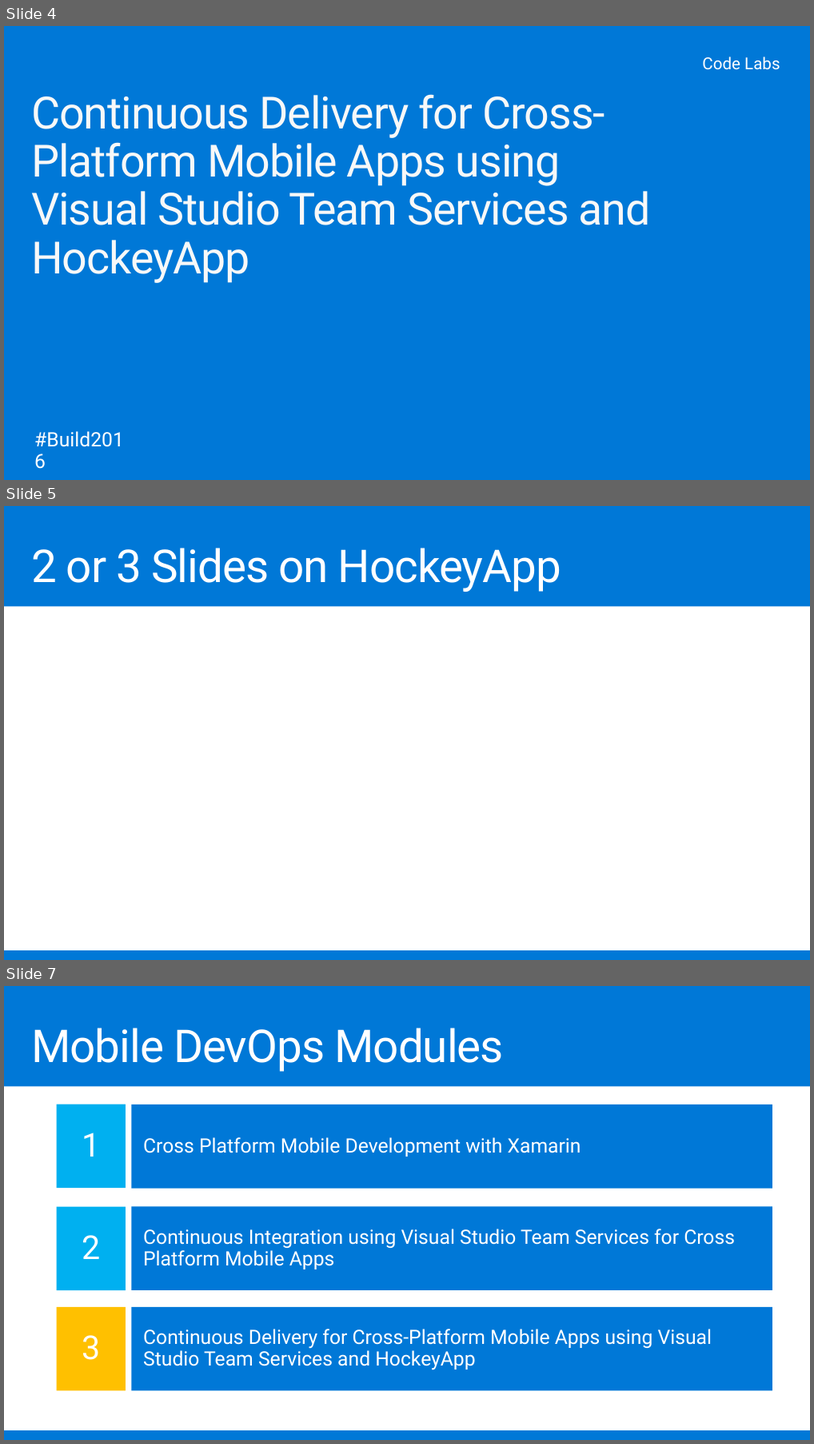
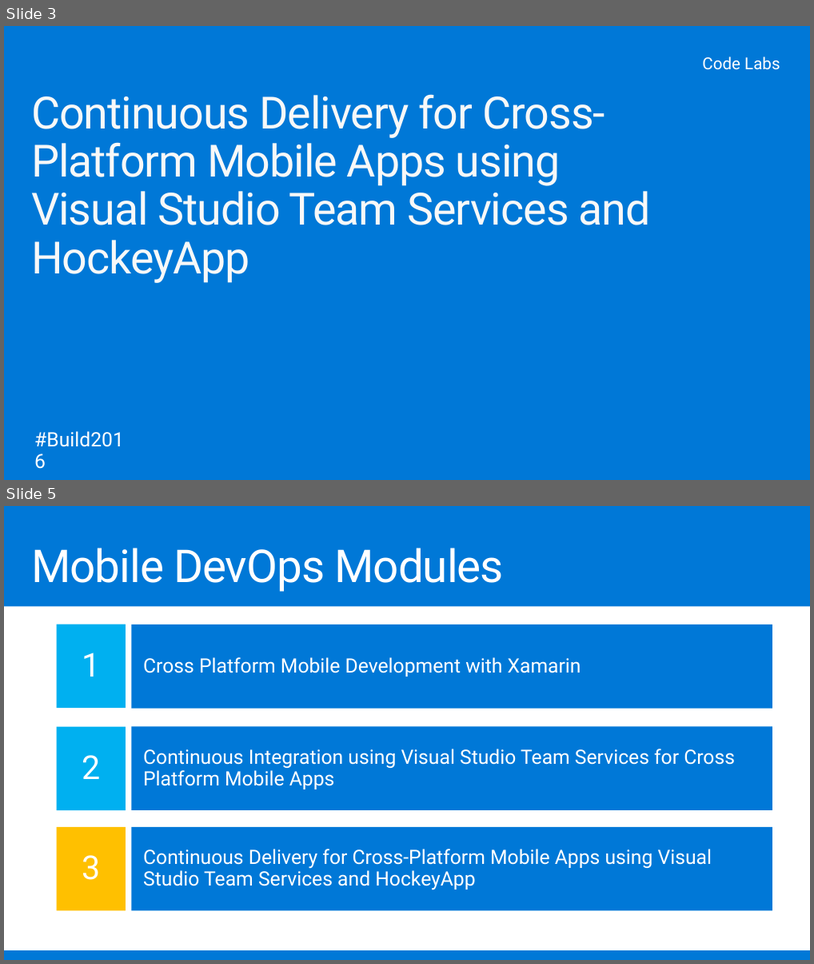
Before and after one commit to sriramdasbalaji/CodeLabs-MobileDevOps, a slide deck: Module3-CD/Slides/Mobile DevOps Module 3.pptx. Shown one above the other, each under a label of ours: slides 4, 5 and 7 before the commit, slides 3 and 5 after it; the slides between them are not shown. The pictures are 814x1444 and 814x964 pixels, drawn with LibreOffice and Linux fonts; fonts in the diff are those of the drawing; background and template pictures are left out. Boxes give left, top, right and bottom in pixels: in the first picture for what was removed or moved away, otherwise in the second. Text is boxed around its words. In the diff, an @@ line names an element or a change of style, - is before the commit and + after.

```diff
--- a/Module3-CD/Slides/Mobile DevOps Module 3.pptx
+++ b/Module3-CD/Slides/Mobile DevOps Module 3.pptx
@@ slide 5 removed at <box>4,506,810,960</box>, background #0078D7 @@
@@ title removed at <box>31,548,562,592</box> @@
-2 or 3 Slides on HockeyApp
@@ rectangle removed at <box>4,606,810,949</box> @@
@@ what was slide 4 is now slide 3 @@
@@ what was slide 7 is now slide 5 @@
```
Also in this commit, not shown: 1 slide added, 2 other slides removed, 2 other files.
